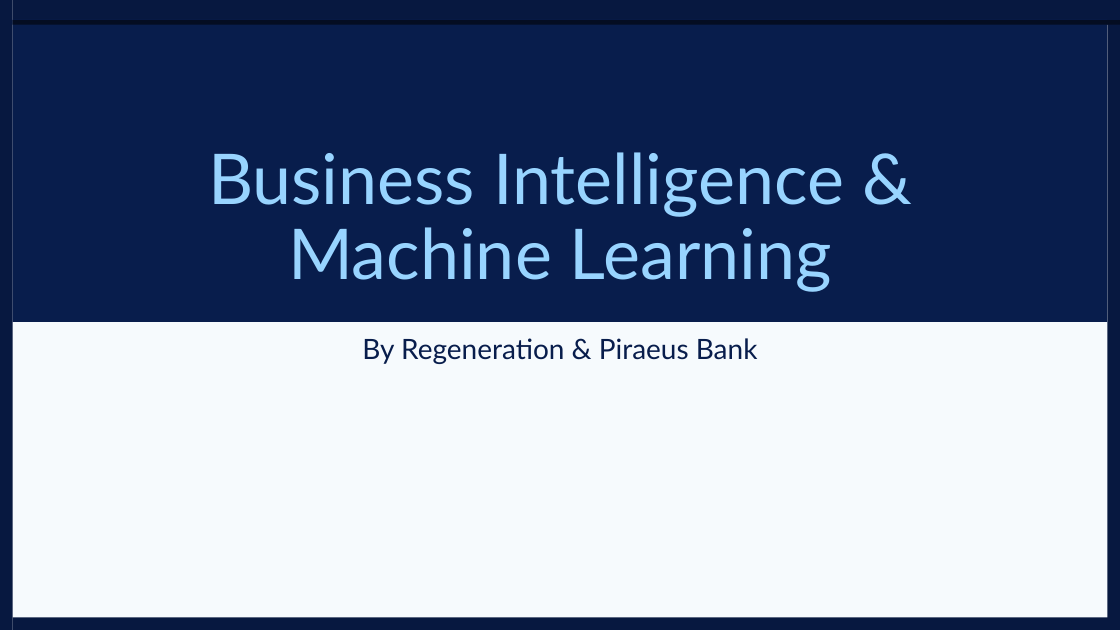
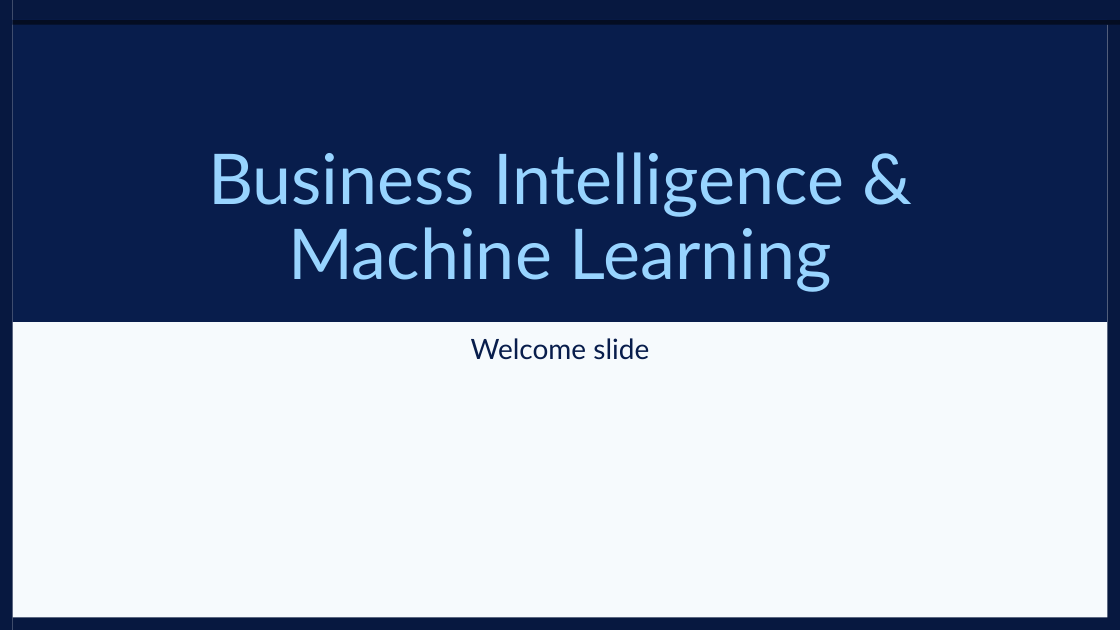
Before and after one commit to Konstant-gk/Chinook_Project, a slide deck: slide 1 of Chinook_Presentation/BI_ML_Presentation PART I & II.pptx. Drawn at 1120x630 pixels with LibreOffice and Linux fonts; fonts in the diff are those of the drawing. Boxes give left, top, right and bottom in pixels: in the first picture for what was removed or moved away, otherwise in the second. Text is boxed around its words. In the diff, an @@ line names an element or a change of style, - is before the commit and + after.

```diff
--- a/Chinook_Presentation/BI_ML_Presentation PART I & II.pptx
+++ b/Chinook_Presentation/BI_ML_Presentation PART I & II.pptx
@@ subtitle at (471, 338, 649, 360): text changed @@
-By Regeneration & Piraeus Bank
+Welcome slide
```
Also in this commit, not shown: 1 other slide changed, 15 slides added, 12 slides removed.
